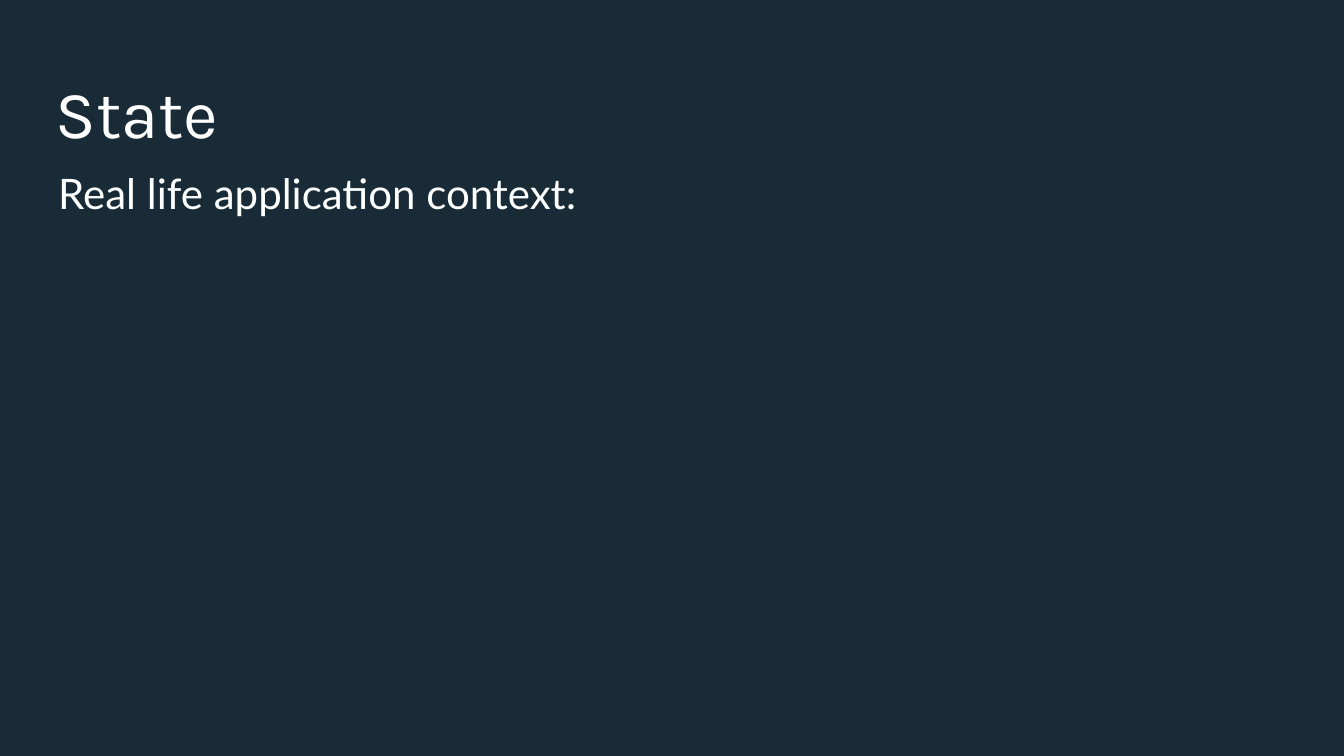
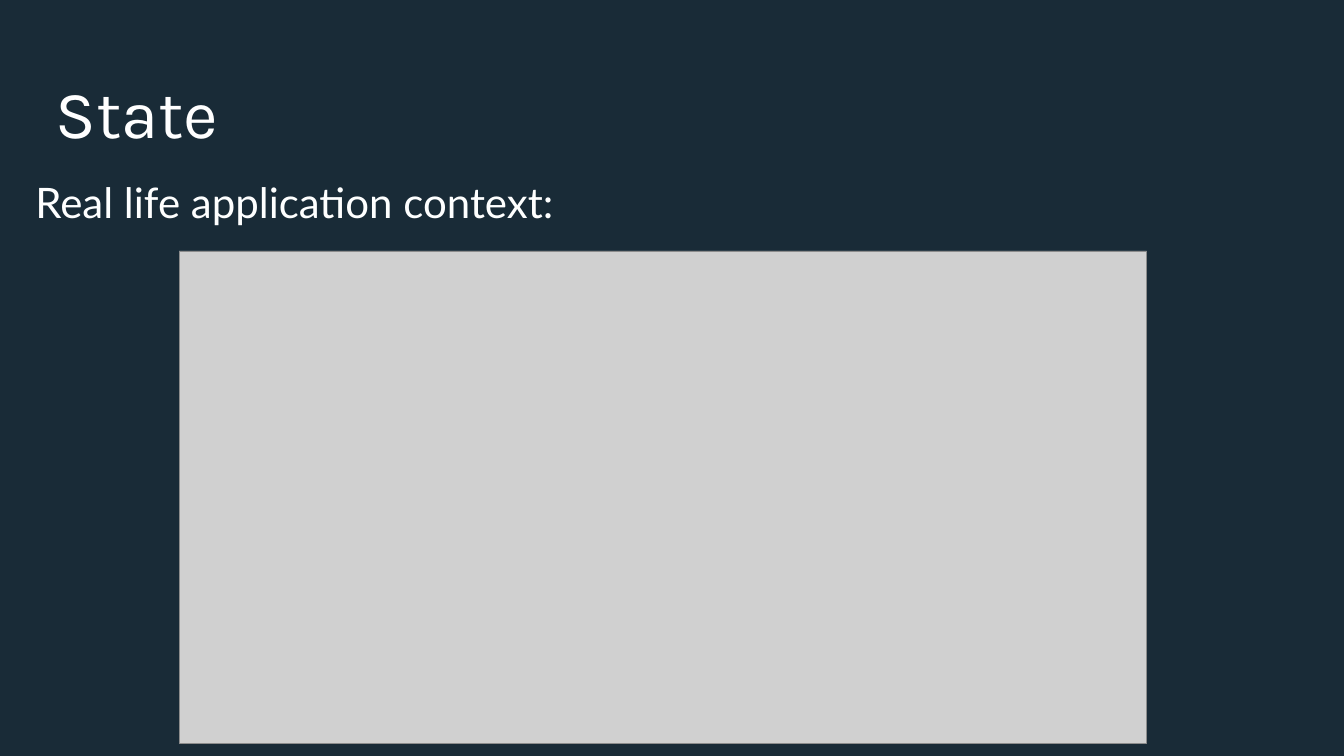
Before and after one commit to Iamsdl/Endava-DesignPatterns, a slide deck: slide 18 of PPT/Back to the basics, explaining design patterns with real life examples - Adapter & State.pptx (slide 16 before the commit). Drawn at 1344x756 pixels with LibreOffice and Linux fonts; fonts in the diff are those of the drawing; grey boxes stand for pictures; background and template pictures are left out. Boxes give left, top, right and bottom in pixels: in the first picture for what was removed or moved away, otherwise in the second. Text is boxed around its words. In the diff, an @@ line names an element or a change of style, - is before the commit and + after.

Commit message:
State

```diff
--- a/PPT/Back to the basics, explaining design patterns with real life examples - Adapter & State.pptx
+++ b/PPT/Back to the basics, explaining design patterns with real life examples - Adapter & State.pptx
@@ text "Real life application context:": place and size @@
-text "Real life application context:" at bbox=[58, 178, 576, 217]
+text "Real life application context:" at bbox=[35, 187, 553, 226]
@@ picture added at bbox=[179, 251, 1146, 743] @@
```
Also in this commit, not shown: 16 other slides changed, 3 slides added, 2 slides removed.
